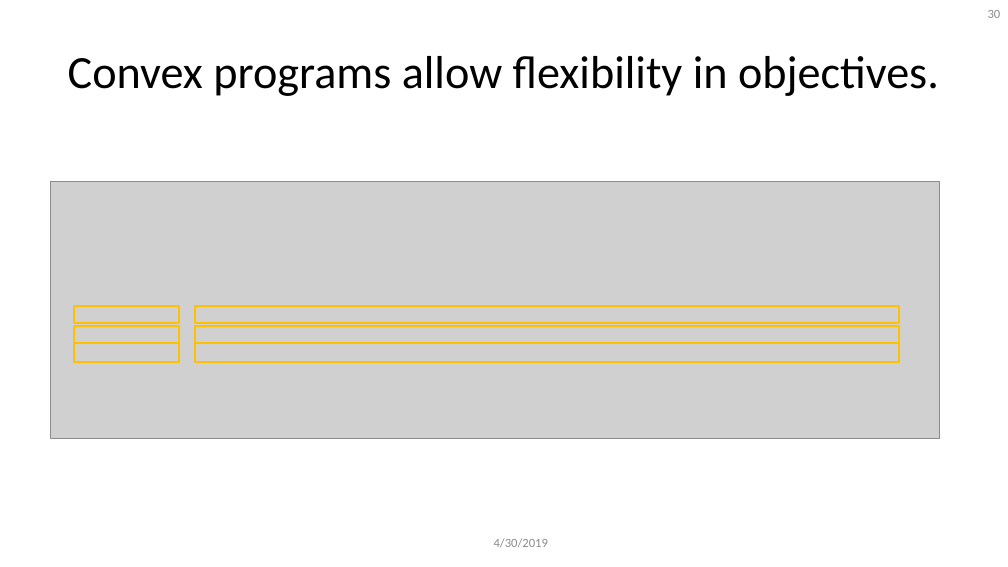
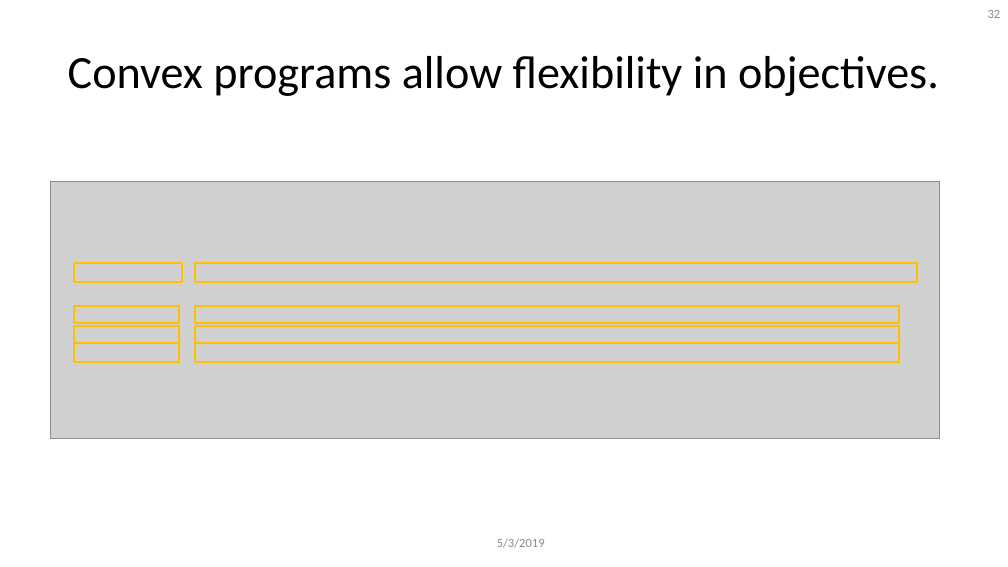
Before and after one commit to 1ozturkbe/robustSPpaper, a slide deck: slide 32 of presentations/acdlSeminar_20190503.pptx (slide 30 before the commit). Drawn at 1008x567 pixels with LibreOffice and Linux fonts; fonts in the diff are those of the drawing; grey boxes stand for pictures; background and template pictures are left out. Boxes give left, top, right and bottom in pixels: in the first picture for what was removed or moved away, otherwise in the second. Text is boxed around its words. In the diff, an @@ line names an element or a change of style, - is before the commit and + after.

```diff
--- a/presentations/acdlSeminar_20190503.pptx
+++ b/presentations/acdlSeminar_20190503.pptx
@@ page number at (x1=988, y1=10, x2=1001, y2=18): text changed @@
-30
+32
@@ rectangle added at (x1=74, y1=263, x2=181, y2=282), outline #FFC000 2 pt @@
@@ rectangle added at (x1=194, y1=263, x2=917, y2=282), outline #FFC000 2 pt @@
@@ text at (x1=497, y1=538, x2=545, y2=548): text changed @@
-4/30/2019
+5/3/2019
```
Also in this commit, not shown: 32 other slides changed, 3 slides added, 1 slide removed.
